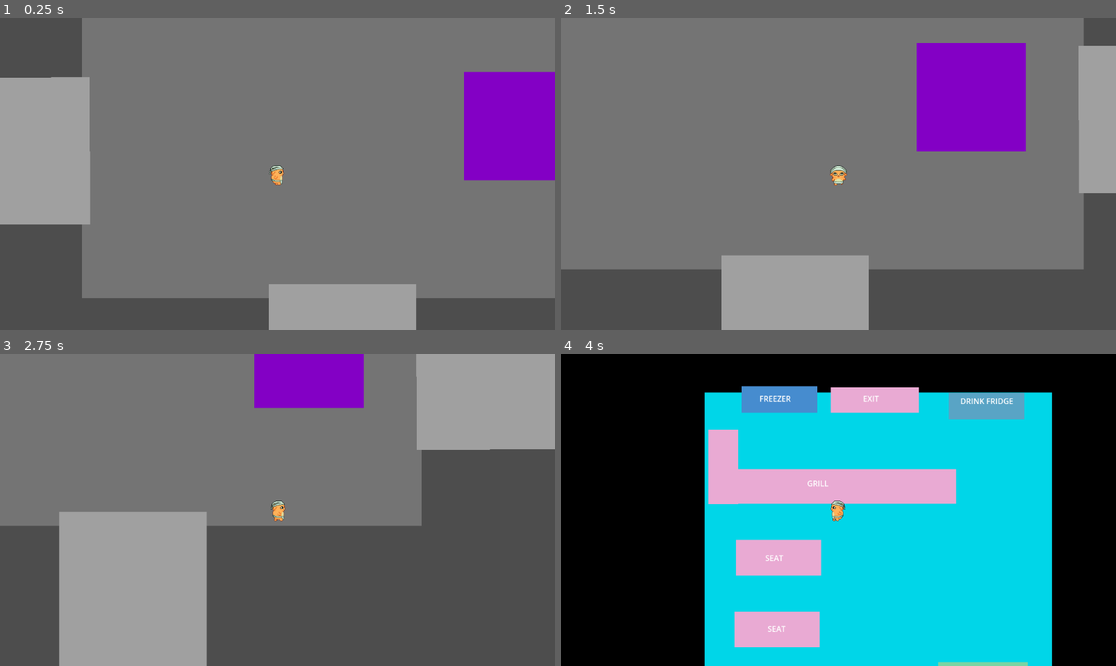
Above: before the commit, frames 1-4 (two rows, left to right).
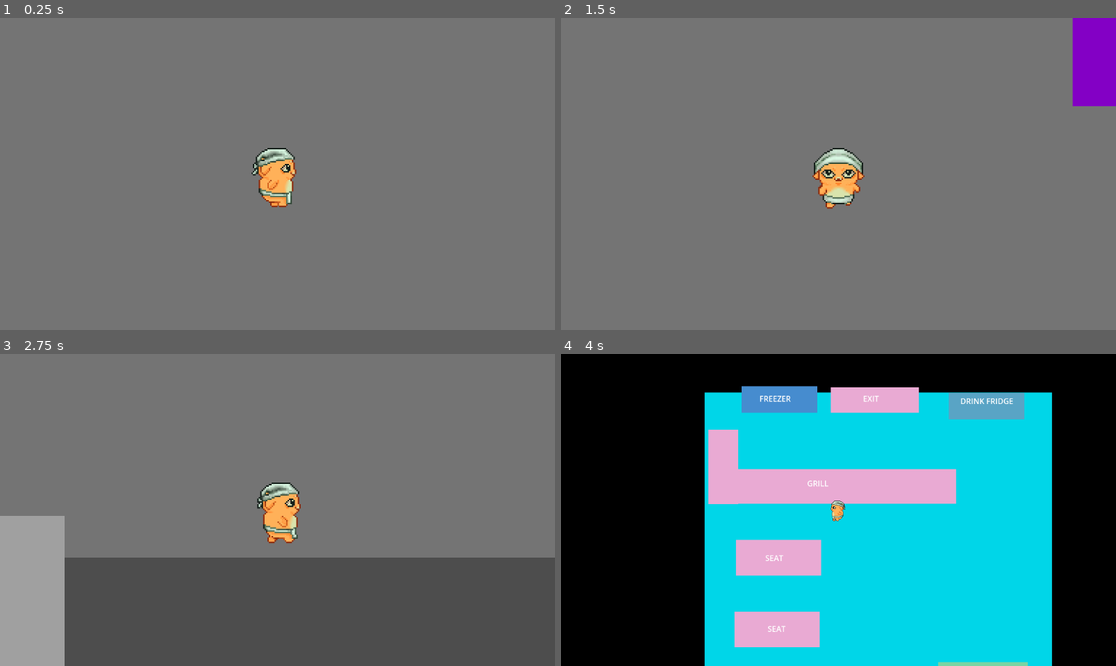
Above: after the commit, the same moments.

Repository: iListenToSludge/Pizza-Interactive
Game: Godot game, scene res://scenes/dungeon.tscn
The game is run twice, just before and just after one commit, with the same random seed, the same clock (stepped at 60 frames per second) and the same inputs. This scene is started directly instead of the project's main scene.
Inputs (mouse positions are in pixels of both pictures, inside the frame that each line leads up to):
- Up to frame 1 (0.25 s): no input
- Up to frame 2 (1.5 s): tap Enter (ui_accept) at 0.5, 0.6, 0.77, 1.07 s; move the mouse to (960, 158) at 0.52 s; hold D (move right) 0.53-1.28 s; move the mouse to (727, 189) at 1.27 s; hold S (move down) from 1.28 s (still down); tap Shift (dash) at 1.35 s
- Up to frame 3 (2.75 s): tap Enter (ui_accept) at 1.52, 1.55, 1.82, 2.3 s; move the mouse to (333, 441) at 2.02 s; release S (move down) at 2.03 s; hold D (move right) from 2.03 s (still down); right-click (333, 441) at 2.1 s
- Up to frame 4 (4 s): move the mouse to (810, 572) at 2.77 s; release D (move right) at 2.78 s; hold W (move up) 2.78-3.53 s; click (810, 572) at 2.85 s; tap Enter (ui_accept) at 3.02, 3.05, 3.32, 3.6, 3.77 s; move the mouse to (1005, 556) at 3.52 s; hold A (move left) from 3.53 s (still down)

The runs differ from the first frame. In frame 1, 32% of the frame differs, in the area x 0-100%, y 0-100%; in frame 2, 34%; in frame 3, 42%; in frame 4, nothing differs.
Error after the commit: Invalid access to property or key 'global_position' on a base object of type 'Nil'. (res://character_body_2d.gd:14)

Commit message:
enemy placeholder and inventory GUI created

Diff:
--- /dev/null
+++ b/pizza-interactive/character_body_2d.gd
@@ -0,0 +1,40 @@
+extends CharacterBody2D
+
+@export var speed = 30
+@export var limit = 0.5
+@export var endPoint: Marker2D
+
+@onready var animations = $AnimatedSprite2D
+
+var startPosition
+var endPosition
+
+func _ready():
+	startPosition = position
+	endPosition = endPoint.global_position
+
+func changeDireciton():
+	var tempEnd = endPosition
+	endPosition = startPosition
+	startPosition = tempEnd
+
+
+func updateVelocity():
+	var moveDirection = endPosition - position
+	if moveDirection.length() < limit:
+		changeDireciton()
+
+	velocity = moveDirection.normalized()*speed
+
+
+func updateAnimation():
+	var animationString = "enemy_w"
+	if velocity.y > 0:
+		animationString = "enemy_s"
+
+	animations.play(animationString)
+
+func _physics_process(_delta):
+	updateVelocity()
+	move_and_slide()
+	updateAnimation()
--- a/pizza-interactive/project.godot
+++ b/pizza-interactive/project.godot
@@ -15,7 +15,7 @@
 [application]
 
 config/name="Pizza Interactive"
-run/main_scene="uid://b2g3x1c46kbri"
+run/main_scene="uid://b6uls8h22ewfy"
 config/features=PackedStringArray("4.5", "Forward Plus")
 config/icon="res://icon.svg"
 
--- a/pizza-interactive/scenes/dungeon.tscn
+++ b/pizza-interactive/scenes/dungeon.tscn
@@ -1,7 +1,8 @@
-[gd_scene load_steps=4 format=3 uid="uid://b6uls8h22ewfy"]
+[gd_scene load_steps=5 format=3 uid="uid://b6uls8h22ewfy"]
 
 [ext_resource type="Script" uid="uid://jetqo353d3ju" path="res://scenes/area_2d2.gd" id="1_c4wp1"]
 [ext_resource type="PackedScene" uid="uid://burywwc11kw0f" path="res://munchkin_player.tscn" id="2_c4wp1"]
+[ext_resource type="PackedScene" uid="uid://1p7j05wno43l" path="res://scrapped tests/enemy test blue.tscn" id="3_fpimf"]
 
 [sub_resource type="RectangleShape2D" id="RectangleShape2D_fpimf"]
 size = Vector2(334, 305)
@@ -116,6 +117,7 @@
 position = Vector2(432, -613)
 
 [node name="Camera2D" type="Camera2D" parent="CharacterBody2D"]
+zoom = Vector2(3, 3)
 
 [node name="Area2D2" type="Area2D" parent="."]
 script = ExtResource("1_c4wp1")
@@ -124,5 +126,8 @@
 position = Vector2(935, -703)
 shape = SubResource("RectangleShape2D_fpimf")
 
+[node name="CharacterBody2D2" parent="." instance=ExtResource("3_fpimf")]
+position = Vector2(549, -757)
+
 [connection signal="body_entered" from="Area2D2" to="Area2D2" method="_on_body_entered"]
 [connection signal="body_exited" from="Area2D2" to="Area2D2" method="_on_body_exited"]
--- /dev/null
+++ b/pizza-interactive/scrapped tests/enemy test blue.tscn
@@ -0,0 +1,147 @@
+[gd_scene load_steps=20 format=3 uid="uid://1p7j05wno43l"]
+
+[ext_resource type="Script" uid="uid://b4v8fr3sogk4x" path="res://character_body_2d.gd" id="1_y7gvm"]
+[ext_resource type="Texture2D" uid="uid://heklj7dfy0ay" path="res://assets/curated/cat character-Recovered-Sheet.png" id="2_48g57"]
+
+[sub_resource type="AtlasTexture" id="AtlasTexture_ykqd4"]
+atlas = ExtResource("2_48g57")
+region = Rect2(0, 48, 48, 48)
+
+[sub_resource type="AtlasTexture" id="AtlasTexture_t7mp6"]
+atlas = ExtResource("2_48g57")
+region = Rect2(96, 48, 48, 48)
+
+[sub_resource type="AtlasTexture" id="AtlasTexture_ukse0"]
+atlas = ExtResource("2_48g57")
+region = Rect2(192, 48, 48, 48)
+
+[sub_resource type="AtlasTexture" id="AtlasTexture_4x0o6"]
+atlas = ExtResource("2_48g57")
+region = Rect2(288, 48, 48, 48)
+
+[sub_resource type="AtlasTexture" id="AtlasTexture_xgkhy"]
+atlas = ExtResource("2_48g57")
+region = Rect2(48, 48, 48, 48)
+
+[sub_resource type="AtlasTexture" id="AtlasTexture_jsiox"]
+atlas = ExtResource("2_48g57")
+region = Rect2(144, 48, 48, 48)
+
+[sub_resource type="AtlasTexture" id="AtlasTexture_707uv"]
+atlas = ExtResource("2_48g57")
+region = Rect2(240, 48, 48, 48)
+
+[sub_resource type="AtlasTexture" id="AtlasTexture_g5t2k"]
+atlas = ExtResource("2_48g57")
+region = Rect2(336, 48, 48, 48)
+
+[sub_resource type="AtlasTexture" id="AtlasTexture_y6do5"]
+atlas = ExtResource("2_48g57")
+region = Rect2(0, 0, 48, 48)
+
+[sub_resource type="AtlasTexture" id="AtlasTexture_4cn73"]
+atlas = ExtResource("2_48g57")
+region = Rect2(96, 0, 48, 48)
+
+[sub_resource type="AtlasTexture" id="AtlasTexture_pq3jj"]
+atlas = ExtResource("2_48g57")
+region = Rect2(192, 0, 48, 48)
+
+[sub_resource type="AtlasTexture" id="AtlasTexture_8dvn8"]
+atlas = ExtResource("2_48g57")
+region = Rect2(288, 0, 48, 48)
+
+[sub_resource type="AtlasTexture" id="AtlasTexture_gnplp"]
+atlas = ExtResource("2_48g57")
+region = Rect2(48, 0, 48, 48)
+
+[sub_resource type="AtlasTexture" id="AtlasTexture_thh81"]
+atlas = ExtResource("2_48g57")
+region = Rect2(144, 0, 48, 48)
+
+[sub_resource type="AtlasTexture" id="AtlasTexture_vwi8c"]
+atlas = ExtResource("2_48g57")
+region = Rect2(240, 0, 48, 48)
+
+[sub_resource type="AtlasTexture" id="AtlasTexture_fah10"]
+atlas = ExtResource("2_48g57")
+region = Rect2(336, 0, 48, 48)
+
+[sub_resource type="SpriteFrames" id="SpriteFrames_qftfe"]
+animations = [{
+"frames": [{
+"duration": 1.0,
+"texture": SubResource("AtlasTexture_ykqd4")
+}, {
+"duration": 1.0,
+"texture": SubResource("AtlasTexture_t7mp6")
+}, {
+"duration": 1.0,
+"texture": SubResource("AtlasTexture_ukse0")
+}, {
+"duration": 1.0,
+"texture": SubResource("AtlasTexture_4x0o6")
+}],
+"loop": true,
+"name": &"enemy_d_a",
+"speed": 5.0
+}, {
+"frames": [{
+"duration": 1.0,
+"texture": SubResource("AtlasTexture_xgkhy")
+}, {
+"duration": 1.0,
+"texture": SubResource("AtlasTexture_jsiox")
+}, {
+"duration": 1.0,
+"texture": SubResource("AtlasTexture_707uv")
+}, {
+"duration": 25.0,
+"texture": SubResource("AtlasTexture_g5t2k")
+}],
+"loop": true,
+"name": &"enemy_die",
+"speed": 5.0
+}, {
+"frames": [{
+"duration": 1.0,
+"texture": SubResource("AtlasTexture_y6do5")
+}, {
+"duration": 1.0,
+"texture": SubResource("AtlasTexture_4cn73")
+}, {
+"duration": 1.0,
+"texture": SubResource("AtlasTexture_pq3jj")
+}, {
+"duration": 1.0,
+"texture": SubResource("AtlasTexture_8dvn8")
+}],
+"loop": true,
+"name": &"enemy_s",
+"speed": 5.0
+}, {
+"frames": [{
+"duration": 1.0,
+"texture": SubResource("AtlasTexture_gnplp")
+}, {
+"duration": 1.0,
+"texture": SubResource("AtlasTexture_thh81")
+}, {
+"duration": 1.0,
+"texture": SubResource("AtlasTexture_vwi8c")
+}, {
+"duration": 1.0,
+"texture": SubResource("AtlasTexture_fah10")
+}],
+"loop": true,
+"name": &"enemy_w",
+"speed": 5.0
+}]
+
+[node name="CharacterBody2D" type="CharacterBody2D"]
+script = ExtResource("1_y7gvm")
+
+[node name="AnimatedSprite2D" type="AnimatedSprite2D" parent="."]
+modulate = Color(0.28627452, 1, 1, 1)
+sprite_frames = SubResource("SpriteFrames_qftfe")
+animation = &"enemy_w"
--- /dev/null
+++ b/pizza-interactive/scrapped tests/inventory_gui.tscn
@@ -0,0 +1,21 @@
+[gd_scene load_steps=2 format=3 uid="uid://dc8g1xs7msgx1"]
+
+[ext_resource type="Texture2D" uid="uid://5s0xs0nkhkta" path="res://assets/curated/inventorybox1.png" id="1_pmu08"]
+
+[node name="InventoryGUI" type="Control"]
+layout_mode = 3
+anchors_preset = 15
+anchor_right = 1.0
+anchor_bottom = 1.0
+grow_horizontal = 2
+grow_vertical = 2
+
+[node name="NinePatchRect" type="NinePatchRect" parent="."]
+layout_mode = 0
+offset_right = 40.0
+offset_bottom = 40.0
+texture = ExtResource("1_pmu08")
+patch_margin_left = 10
+patch_margin_top = 10
+patch_margin_right = 10
+patch_margin_bottom = 10
Binary file added: pizza-interactive/assets/curated/inventorybox1.png
Not shown, added: pizza-interactive/assets/curated/inventorybox1.png.import
Not shown, added: pizza-interactive/character_body_2d.gd.uid
